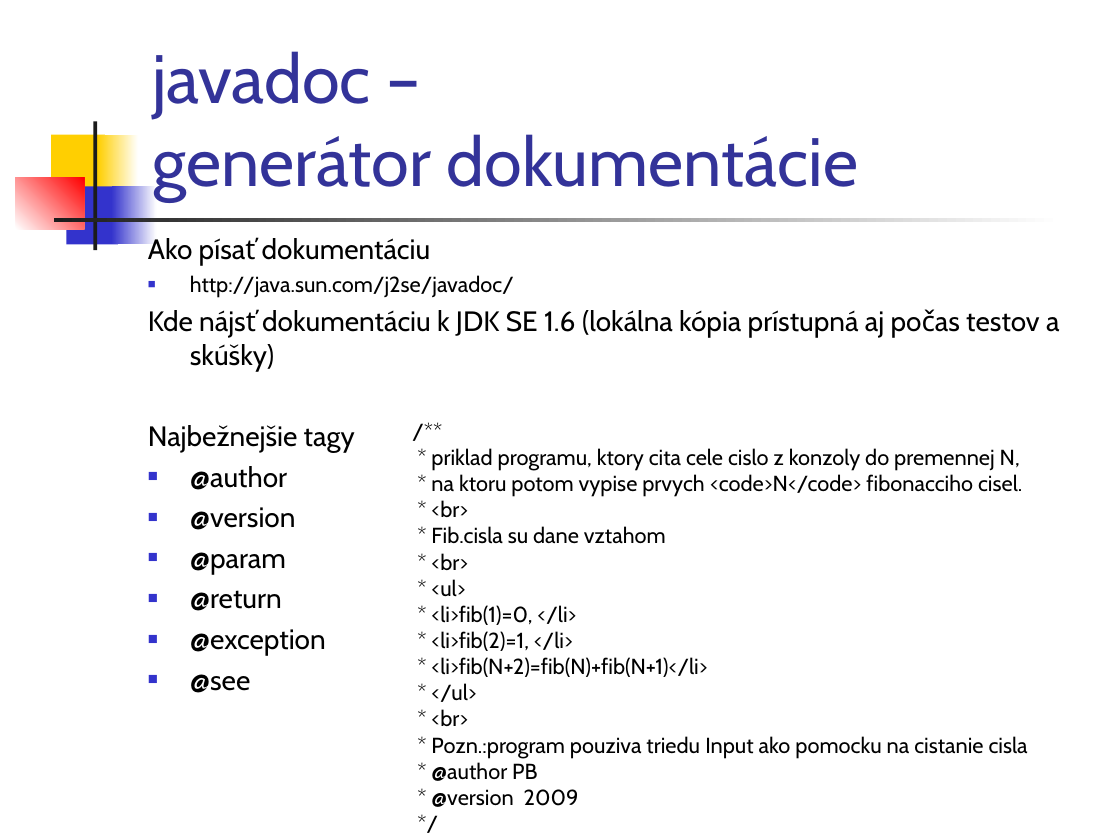
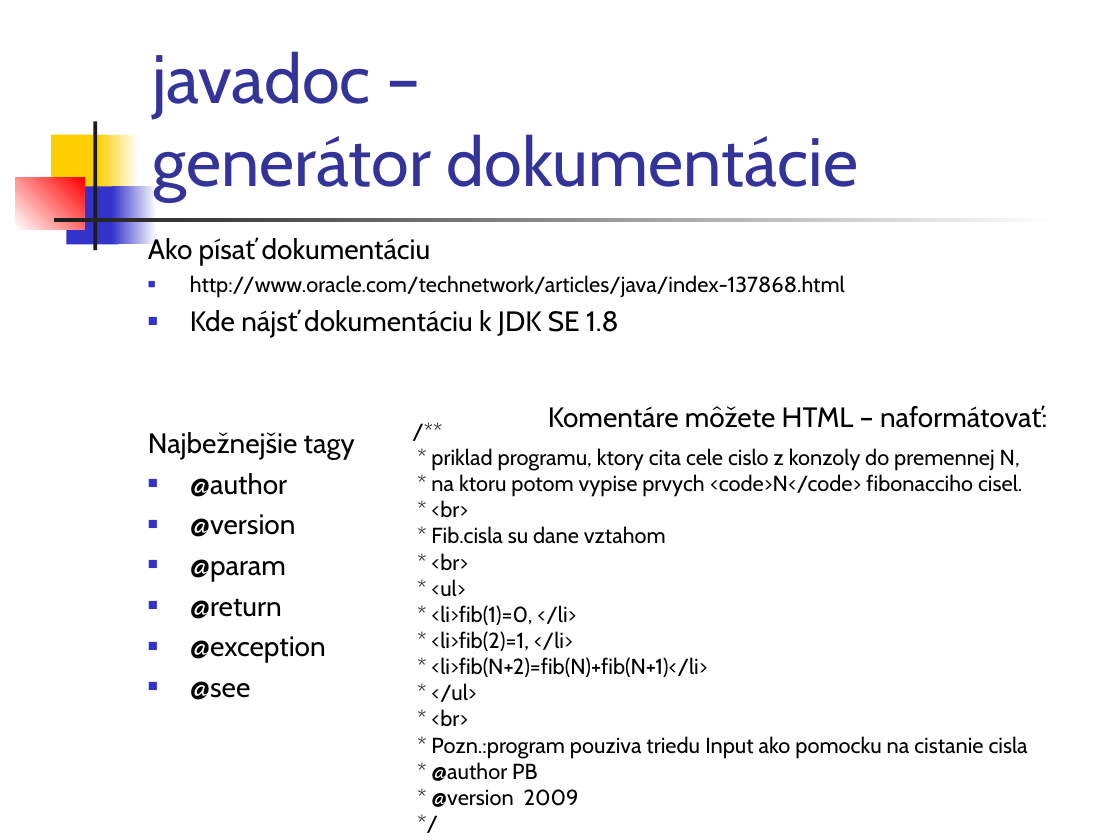
Before and after one commit to Programovanie4/Prednasky, a slide deck: slide 33 of 01/01_java.ppt. Drawn at 1120x840 pixels with LibreOffice and Linux fonts; fonts in the diff are those of the drawing. Boxes give left, top, right and bottom in pixels: in the first picture for what was removed or moved away, otherwise in the second. Text is boxed around its words. In the diff, an @@ line names an element or a change of style, - is before the commit and + after.

```diff
--- a/01/01_java.ppt
+++ b/01/01_java.ppt
@@ text at (190, 275, 845, 336): text changed; size 18 to 14 pt @@
-■ http://java.sun.com/j2se/javadoc/
-Kde nájsť dokumentáciu k JDK SE 1.6 (lokálna kópia prístupná aj počas testov a skúšky)
+■ http://www.oracle.com/technetwork/articles/java/index-137868.html
+■ Kde nájsť dokumentáciu k JDK SE 1.8
@@ text added at (548, 406, 854, 428), 18 pt, text #000000 @@
+Komentáre môžete HTML – naformátovať:
```
Also in this commit, not shown: 12 other slides changed, 1 other file.
